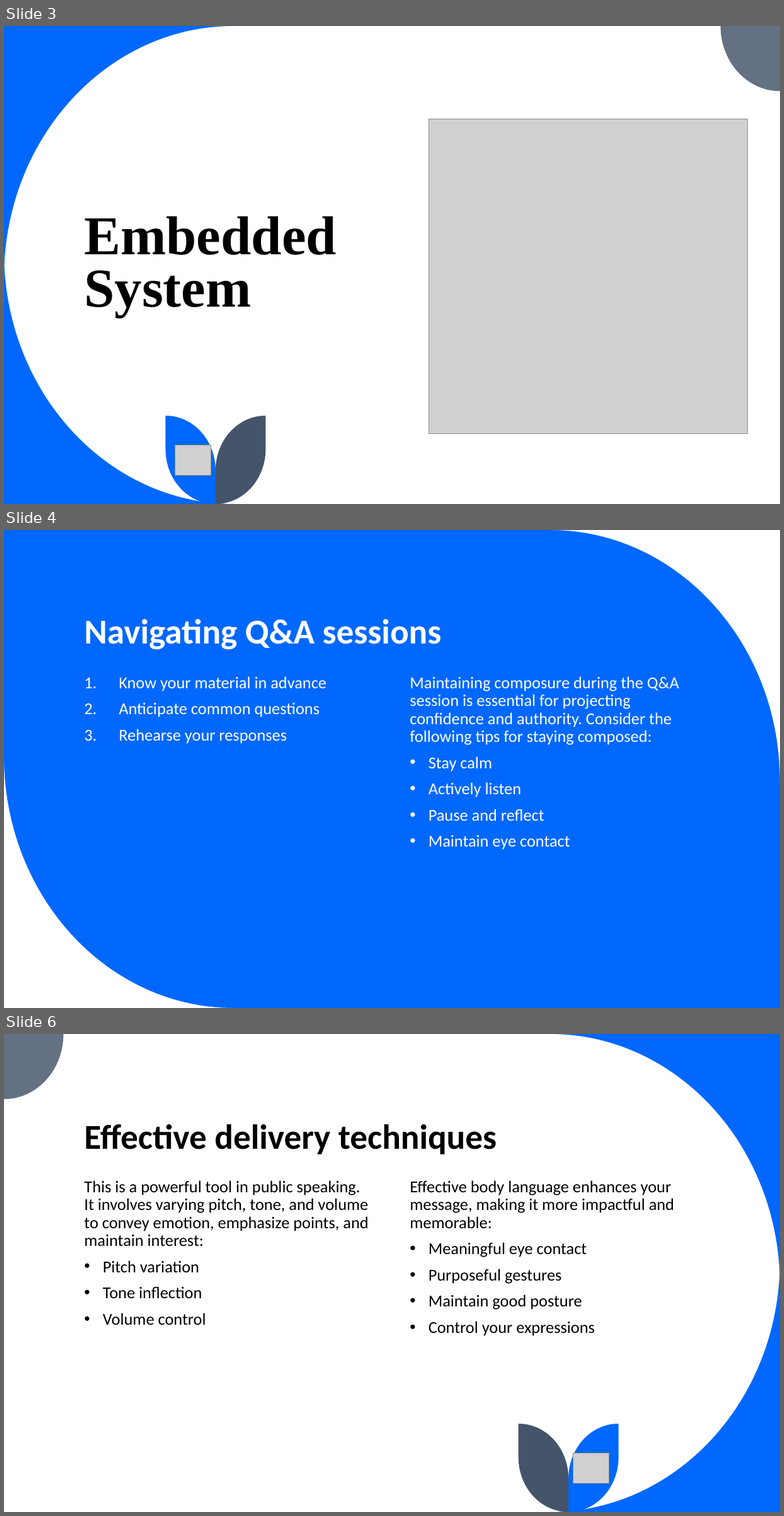
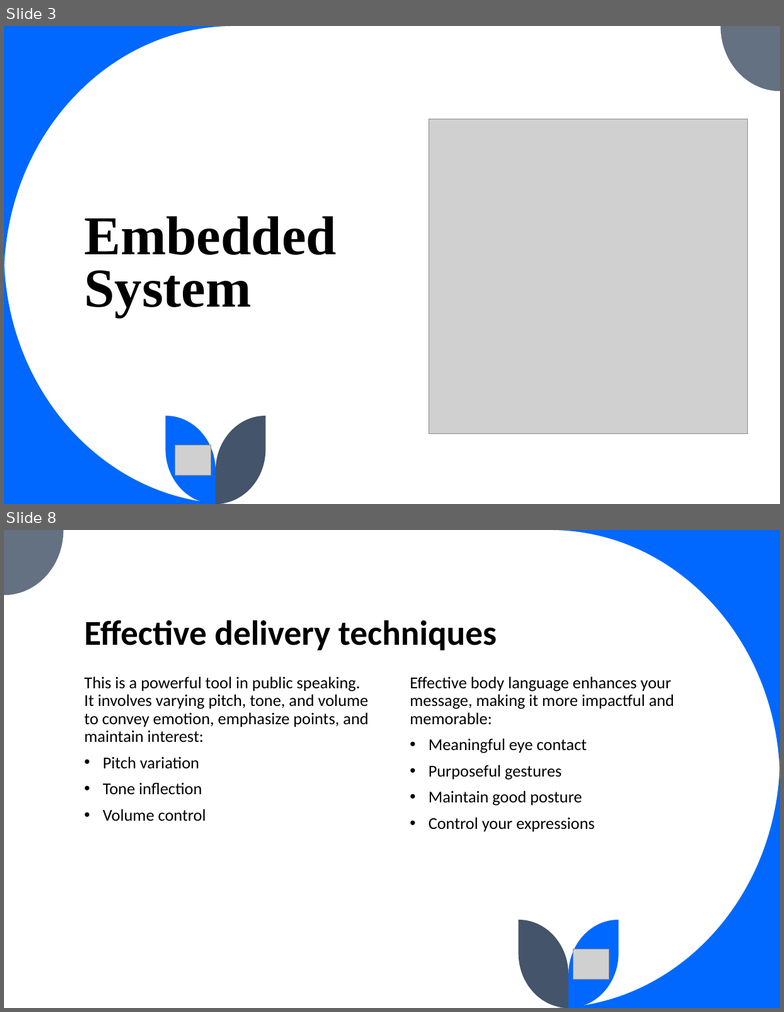
Before and after one commit to qossayrida/kakush, a slide deck: Arduino_Course/Arduino.pptx. Shown one above the other, each under a label of ours: slides 3, 4 and 6 before the commit, slides 3 and 8 after it; the slides between them are not shown. The pictures are 784x1516 and 784x1012 pixels, drawn with LibreOffice and Linux fonts; fonts in the diff are those of the drawing; grey boxes stand for pictures. Boxes give left, top, right and bottom in pixels: in the first picture for what was removed or moved away, otherwise in the second. Text is boxed around its words. In the diff, an @@ line names an element or a change of style, - is before the commit and + after.

```diff
--- a/Arduino_Course/Arduino.pptx
+++ b/Arduino_Course/Arduino.pptx
@@ slide 4 removed at [4,530,780,1008], background #0068FF @@
@@ freeform shape removed at [550,530,780,781] @@
@@ title removed at [84,619,442,650] @@
-Navigating Q&A sessions
@@ text removed at [119,676,327,744] @@
-1. Know your material in advance
-2. Anticipate common questions
-3. Rehearse your responses
@@ text removed at [410,676,679,849] @@
-Maintaining composure during the Q&A session is essential for projecting confidence and authority. Consider the following tips for staying composed:
-  • Stay calm
-  • Actively listen
-  • Pause and reflect
-  • Maintain eye contact
@@ freeform shape removed at [4,756,234,1008] @@
@@ what was slide 6 is now slide 8 @@
```
Also in this commit, not shown: 4 slides added, 1 other slide removed.
